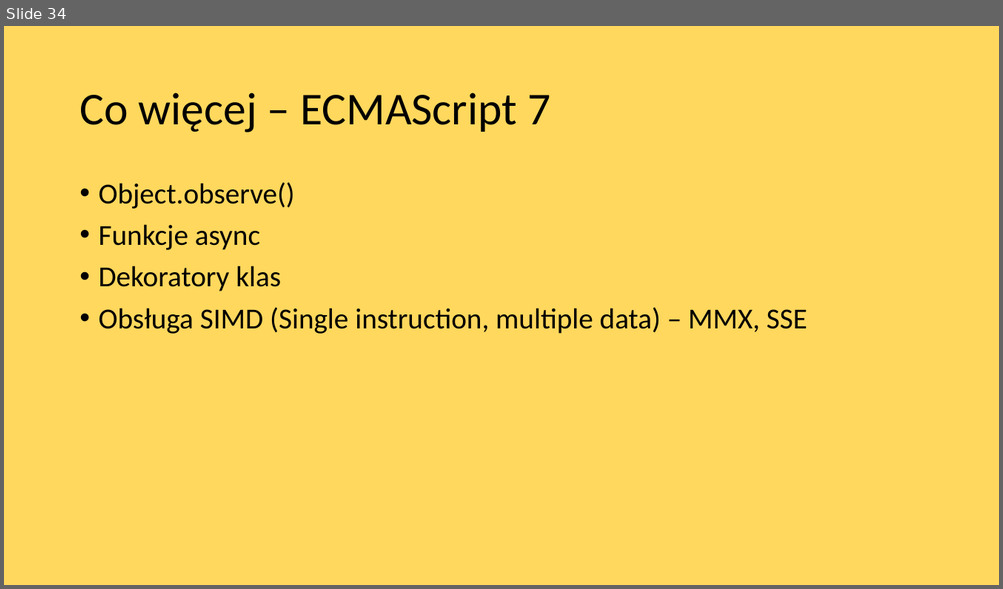
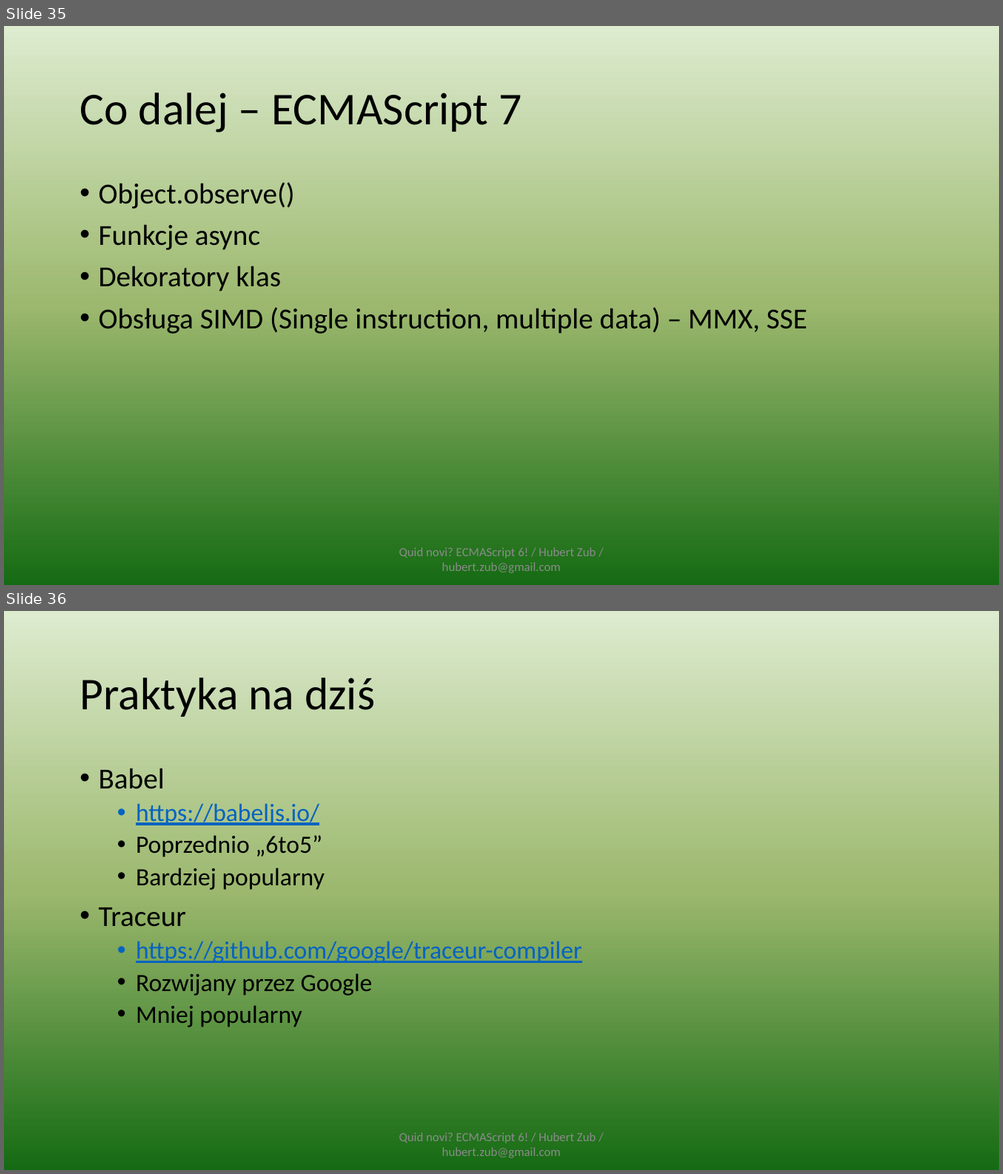
Before and after one commit to hubertzubtt/es6meetjs, a slide deck: prez.pptx. Shown one above the other, each under a label of ours: slide 34 before the commit, slides 35 and 36 after it. The pictures are 1003x589 and 1003x1174 pixels, drawn with LibreOffice and Linux fonts; fonts in the diff are those of the drawing. Boxes give left, top, right and bottom in pixels: in the first picture for what was removed or moved away, otherwise in the second. Text is boxed around its words. In the diff, an @@ line names an element or a change of style, - is before the commit and + after.

```diff
--- a/prez.pptx
+++ b/prez.pptx
@@ slide 36 added at bbox=[4, 611, 999, 1170], background gradient #DDEBCF to #9CB86E to #156B13 @@
@@ title added at bbox=[79, 678, 375, 717], 44 pt, text #000000 @@
+Praktyka na dziś
@@ text added at bbox=[99, 768, 582, 1028], 24 pt, text #000000 @@
+• Babel
+  • https://babeljs.io/
+  • Poprzednio „6to5”
+  • Bardziej popularny
+• Traceur
+  • https://github.com/google/traceur-compiler
+  • Rozwijany przez Google
+  • Mniej popularny
@@ text added at bbox=[399, 1133, 595, 1159], 12 pt, text #8C8C8C @@
+Quid novi? ECMAScript 6! / Hubert Zub / hubert.zub@gmail.com
@@ what was slide 34 is now slide 35 @@
@@ slide 35 changed as well @@
@@ background #FFD85D to gradient #DDEBCF to #9CB86E to #156B13 @@
@@ title at bbox=[79, 93, 521, 133]: text changed @@
-Co więcej – ECMAScript 7
+Co dalej – ECMAScript 7
@@ text added at bbox=[399, 548, 595, 574], 12 pt, text #8C8C8C @@
+Quid novi? ECMAScript 6! / Hubert Zub / hubert.zub@gmail.com
```
Also in this commit, not shown: 30 other slides changed, 8 other slides added, 4 slides removed, 4 other files.
